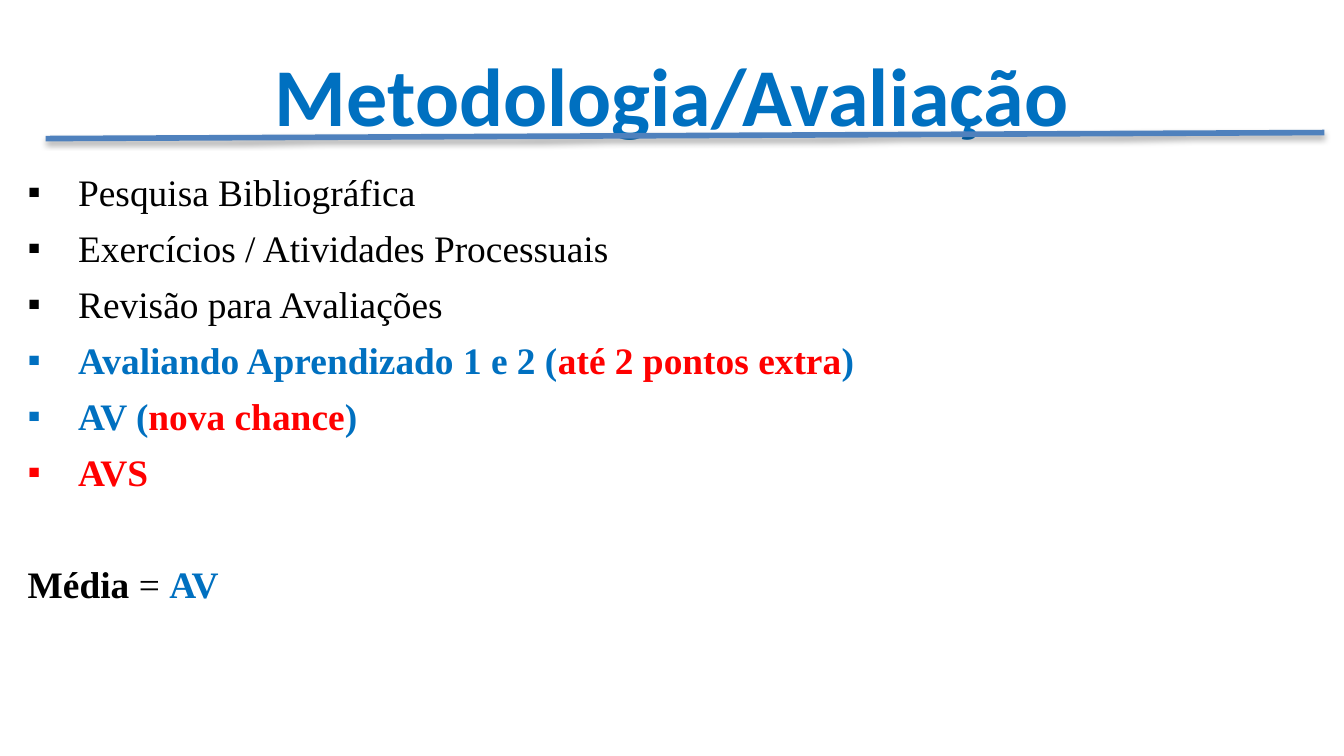
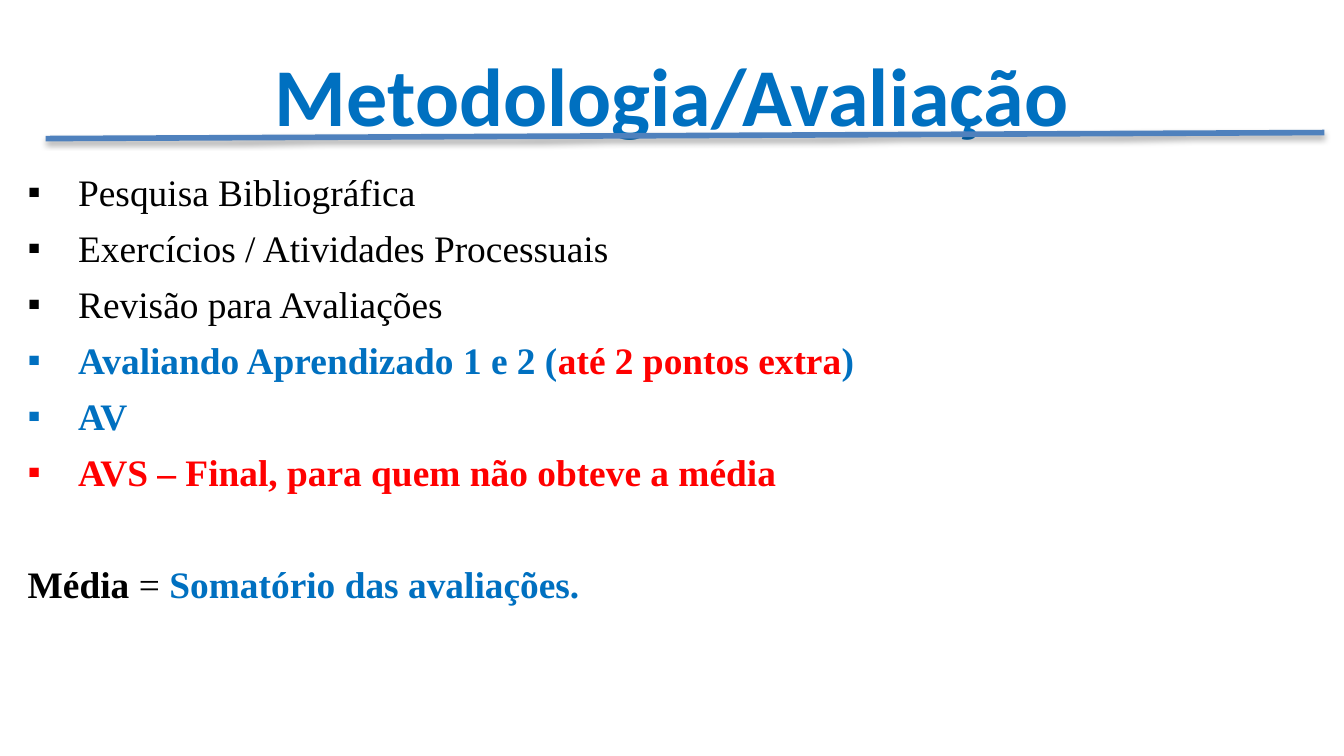
Before and after one commit to CloudEducationBrazil/WydenAlgoritmosEComplexidade, a slide deck: slide 16 of Apresentação - Algoritmos e Complexidade.pptx. Drawn at 1344x756 pixels with LibreOffice and Linux fonts; fonts in the diff are those of the drawing; background and template pictures are left out. Boxes give left, top, right and bottom in pixels: in the first picture for what was removed or moved away, otherwise in the second. Text is boxed around its words. In the diff, an @@ line names an element or a change of style, - is before the commit and + after.

```diff
--- a/Apresentação - Algoritmos e Complexidade.pptx
+++ b/Apresentação - Algoritmos e Complexidade.pptx
@@ text at [28,405,776,605]: text changed @@
-▪ AV (nova chance)
-▪ AVS
-Média = AV
+▪ AV
+▪ AVS – Final, para quem não obteve a média
+Média = Somatório das avaliações.
```
Also in this commit, not shown: 2 other slides changed, 2 slides removed, 28 other files.
